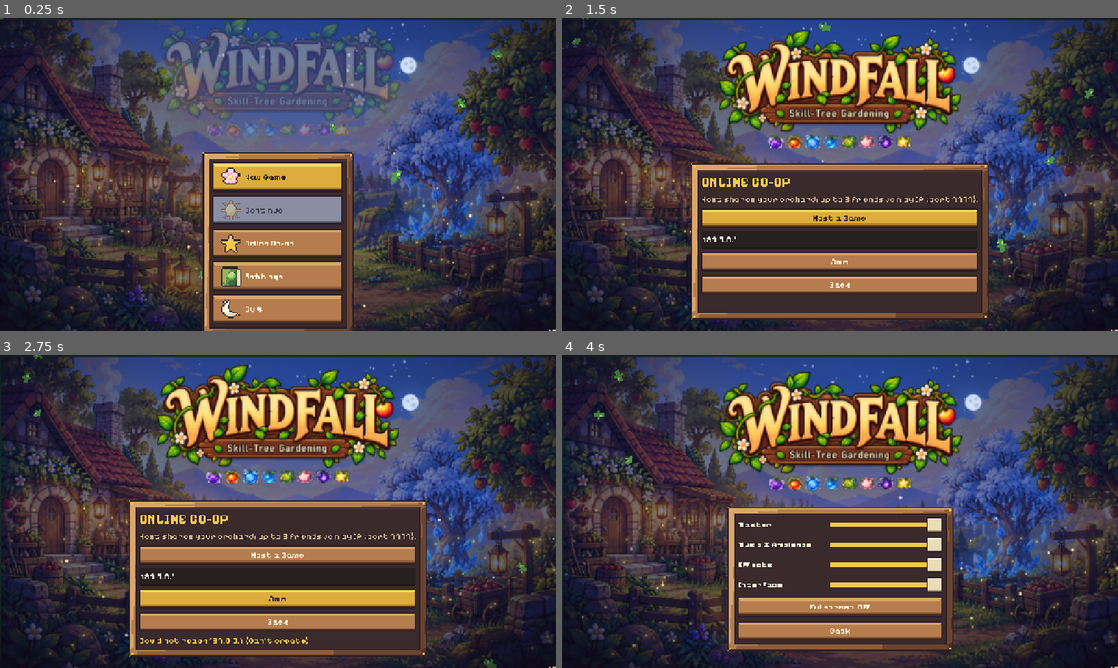
Above: before the commit, frames 1-4 (two rows, left to right).
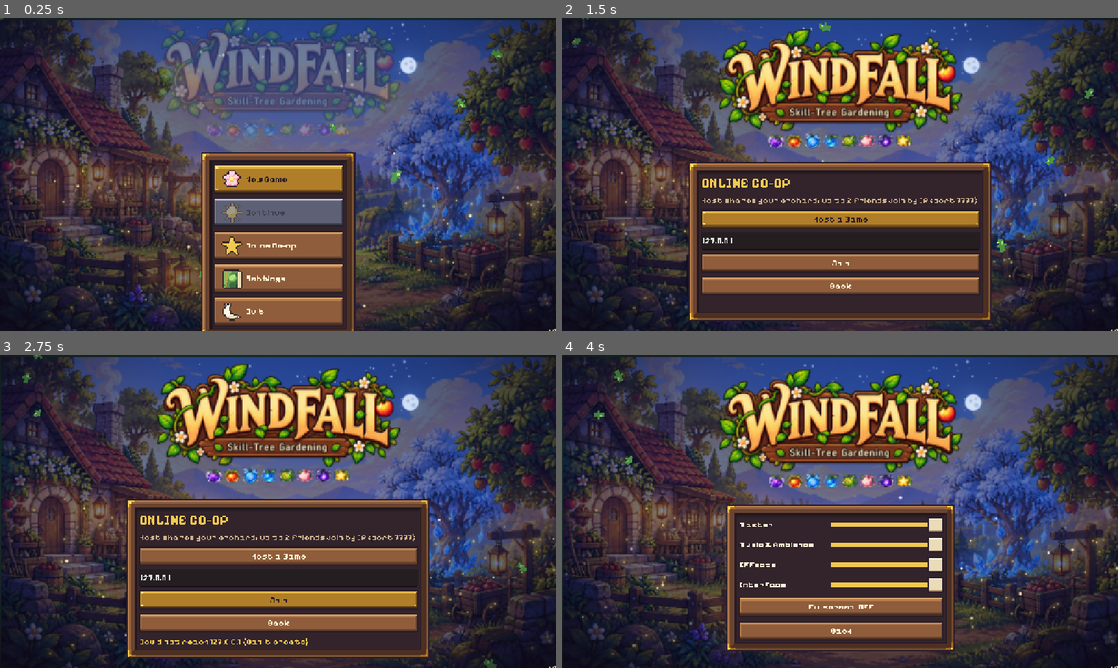
Above: after the commit, the same moments.

Repository: mikeylambo/Windfall
Game: Godot game, scene res://scenes/UI/TitleScreen.tscn
The game is run twice, just before and just after one commit, with the same random seed, the same clock (stepped at 60 frames per second) and the same inputs.
Inputs:
- Up to frame 1 (0.25 s): no input
- Up to frame 2 (1.5 s): click "Online Co-op" at 0.5 s; click "Host a Game" at 1.25 s
- Up to frame 3 (2.75 s): click "Join" at 2 s
- Up to frame 4 (4 s): click "Back" at 2.75 s; click "Settings" at 3.5 s

The runs differ from the first frame. In frame 1, 12% of the frame differs, in the area x 36-100%, y 42-100%; in frame 2, 17%; in frame 3, 18%, in the area x 22-100%, y 2-100%; in frame 4, 14%.

Commit message:
Jersey digits in the UI font; repaint frames, slots and buttons
- Merge Jersey 10's digits into Pixelify Sans (tools/fonts/merge_digits.js)
  so numbers read cleanly; the UI uses the -JD fonts
- Window frames: 32x32 bevelled oak band with brass corner brackets and a
  plum inset; vine variant adds corner leaves and a blossom, all kept inside
  the 9-slice corners
- Slots get a bevelled rim and inset well, buttons a bevelled plank with
  brass studs on hover, parchment a darker burned edge

Co-Authored-By: Claude Opus 5.5 <noreply@anthropic.com>
Claude-Session: https://claude.ai/code/session_01PcxzzkVXCeKjFQyhSnyp1X

Diff:
--- a/windfall/assets/ui/windfall_theme.tres
+++ b/windfall/assets/ui/windfall_theme.tres
@@ -6,12 +6,12 @@
 [ext_resource type="Texture2D" path="res://assets/art/ui/button_0.png" id="4_xu1tj"]
 [ext_resource type="Texture2D" path="res://assets/art/ui/panel_dark.png" id="5_b7ri7"]
 [ext_resource type="Texture2D" path="res://assets/art/ui/keycap.png" id="6_62xw2"]
-[ext_resource type="FontFile" path="res://assets/fonts/PixelifySans-Bold.woff2" id="7_p117j"]
+[ext_resource type="FontFile" path="res://assets/fonts/PixelifySans-Bold-JD.ttf" id="7_p117j"]
 [ext_resource type="Texture2D" path="res://assets/art/ui/panel_wood.png" id="8_lo367"]
 [ext_resource type="Texture2D" path="res://assets/art/ui/panel_paper.png" id="9_jks8a"]
 [ext_resource type="Texture2D" path="res://assets/art/ui/slot_0.png" id="11_yment"]
 [ext_resource type="Texture2D" path="res://assets/art/ui/slot_1.png" id="12_ksn0g"]
-[ext_resource type="FontFile" path="res://assets/fonts/PixelifySans-SemiBold.woff2" id="13_po1p6"]
+[ext_resource type="FontFile" path="res://assets/fonts/PixelifySans-SemiBold-JD.ttf" id="13_po1p6"]
 [ext_resource type="Texture2D" path="res://assets/art/ui/panel_vine.png" id="13_wyvvl"]
 
 [sub_resource type="StyleBoxTexture" id="StyleBoxTexture_rdkim"]
@@ -115,15 +115,15 @@
 border_color = Color(0.16470589, 0.11372549, 0.15294118, 1)
 
 [sub_resource type="StyleBoxTexture" id="StyleBoxTexture_ksn0g"]
-content_margin_left = 24.0
-content_margin_top = 24.0
-content_margin_right = 24.0
-content_margin_bottom = 24.0
+content_margin_left = 27.0
+content_margin_top = 27.0
+content_margin_right = 27.0
+content_margin_bottom = 27.0
 texture = ExtResource("8_lo367")
-texture_margin_left = 21.0
-texture_margin_top = 21.0
-texture_margin_right = 21.0
-texture_margin_bottom = 21.0
+texture_margin_left = 30.0
+texture_margin_top = 30.0
+texture_margin_right = 30.0
+texture_margin_bottom = 30.0
 
 [sub_resource type="StyleBoxTexture" id="StyleBoxTexture_wyvvl"]
 content_margin_left = 10.0
@@ -255,15 +255,15 @@
 bg_color = Color(0.11764706, 0.078431375, 0.09411765, 1)
 
 [sub_resource type="StyleBoxTexture" id="StyleBoxTexture_nvk3f"]
-content_margin_left = 24.0
-content_margin_top = 24.0
-content_margin_right = 24.0
-content_margin_bottom = 24.0
+content_margin_left = 27.0
+content_margin_top = 27.0
+content_margin_right = 27.0
+content_margin_bottom = 27.0
 texture = ExtResource("13_wyvvl")
-texture_margin_left = 21.0
-texture_margin_top = 21.0
-texture_margin_right = 21.0
-texture_margin_bottom = 21.0
+texture_margin_left = 30.0
+texture_margin_top = 30.0
+texture_margin_right = 30.0
+texture_margin_bottom = 30.0
 
 [resource]
 default_font = ExtResource("13_po1p6")
--- a/windfall/scripts/Windfall/Art/UIPainter.gd
+++ b/windfall/scripts/Windfall/Art/UIPainter.gd
@@ -4,48 +4,135 @@
 ## 9-slice panels and widget skins. Baked at 3x (UI texel = 3 screen px).
 
 
-## Wooden frame panel 24x24 (9-slice margins 7 texels).
+## Wooden frame panel 32x32 (9-slice margins 10 texels): a bevelled dark-oak
+## band with brass corner brackets around a plum interior. Edges are uniform
+## along their length so 9-slice stretching never smears them; all ornament
+## lives in the corners.
+const FRAME := 7
+
+
 static func panel_wood() -> PixelCanvas:
-	var c := PixelCanvas.new(24, 24, 1)
-	c.shade_box(0, 0, 24, 24, WPal.WOOD.slice(1, 6))
-	for y in [0, 23]:
-		c.hline(1, 22, y, WPal.OUTLINE)
-	for x in [0, 23]:
-		c.vline(x, 1, 22, WPal.OUTLINE)
-	c.hline(2, 21, 1, WPal.WOOD[5])
-	c.hline(2, 21, 22, WPal.WOOD[1])
-	# inner parchment
-	c.rect(5, 5, 14, 14, Color("2a1e22"))
-	c.rect(6, 6, 12, 12, Color("3a2a2c"))
-	c.hline(6, 17, 6, Color("4a3638"))
-	# nails
-	for p in [Vector2i(2, 2), Vector2i(21, 2), Vector2i(2, 21), Vector2i(21, 21)]:
-		c.px(p.x, p.y, WPal.GOLD[3])
-	return c
-
-
-## Vine-wrapped panel for the Codex / dialogue.
+	var c := PixelCanvas.new(32, 32, 1)
+	var n := 32
+	var band: Array = [WPal.WOOD[1], WPal.WOOD[4], WPal.WOOD[3], WPal.WOOD[3], WPal.WOOD[2], WPal.WOOD[2], WPal.WOOD[1]]
+	# the band: each ring is one tone, lit from the top-left (light top/left, shade bottom/right)
+	for i in FRAME:
+		var lit: Color = band[i]
+		var shade: Color = band[i].darkened(0.28) if i > 0 else band[i]
+		c.hline(i, n - 1 - i, i, lit)
+		c.vline(i, i, n - 1 - i, lit)
+		c.hline(i, n - 1 - i, n - 1 - i, shade)
+		c.vline(n - 1 - i, i, n - 1 - i, shade)
+	# plank seam halfway through the band
+	for i in range(3, n - 3):
+		c.px(i, 3, WPal.WOOD[2].darkened(0.1))
+		c.px(3, i, WPal.WOOD[2].darkened(0.1))
+		c.px(i, n - 4, WPal.WOOD[1])
+		c.px(n - 4, i, WPal.WOOD[1])
+	_ring(c, 0, n, WPal.OUTLINE)
+	_ring(c, FRAME - 1, n - 2 * (FRAME - 1), WPal.OUTLINE)
+	# plum interior with an inset shadow along the top and left
+	c.rect(FRAME, FRAME, n - 2 * FRAME, n - 2 * FRAME, Color("33242c"))
+	c.hline(FRAME, n - 1 - FRAME, FRAME, Color("1f161c"))
+	c.vline(FRAME, FRAME, n - 1 - FRAME, Color("1f161c"))
+	c.hline(FRAME + 1, n - 2 - FRAME, FRAME + 1, Color("2a1e25"))
+	# brass corner brackets with a rivet
+	for corner in 4:
+		_bracket(c, corner, n)
+	return c
+
+
+static func _ring(c: PixelCanvas, at: int, size: int, col: Color) -> void:
+	c.hline(at, at + size - 1, at, col)
+	c.hline(at, at + size - 1, at + size - 1, col)
+	c.vline(at, at, at + size - 1, col)
+	c.vline(at + size - 1, at, at + size - 1, col)
+
+
+## An L-shaped brass cap over one corner. corner: 0 TL, 1 TR, 2 BL, 3 BR.
+static func _bracket(c: PixelCanvas, corner: int, n: int) -> void:
+	var fx := corner % 2 == 1
+	var fy := corner >= 2
+	var g: Array = WPal.GOLD
+	# drawn for the top-left corner, then mirrored
+	var cells := {}
+	for i in 7:
+		for j in 3:
+			cells[Vector2i(i, j)] = true
+			cells[Vector2i(j, i)] = true
+	for p in cells:
+		var x: int = n - 1 - p.x if fx else p.x
+		var y: int = n - 1 - p.y if fy else p.y
+		var edge: bool = p.x == 6 or p.y == 6 or (p.x == 2 and p.y > 2) or (p.y == 2 and p.x > 2)
+		var col: Color = WPal.OUTLINE if (p.x == 0 or p.y == 0) else (g[1] if edge else g[2])
+		c.px(x, y, col)
+	# highlight on the lit edges, rivet in the elbow
+	for i in range(1, 6):
+		c.px(n - 1 - i if fx else i, n - 2 if fy else 1, g[3] if not fy else g[1])
+		c.px(n - 2 if fx else 1, n - 1 - i if fy else i, g[3] if not fx else g[1])
+	var rx := n - 3 if fx else 2
+	var ry := n - 3 if fy else 2
+	c.px(rx, ry, g[4])
+	c.px(rx + (-1 if fx else 1), ry + (-1 if fy else 1), g[0])
+
+
+## Vine-wrapped panel for the Codex / dialogue: the wood frame with leaf
+## clusters and a white blossom on the top-left and bottom-right corners.
 static func panel_vine() -> PixelCanvas:
 	var c := panel_wood()
-	var leaf: Array = WPal.LEAF
-	for i in 24:
-		if i % 5 == 0:
-			c.px(i, 0, leaf[3])
-			c.px(i, 1, leaf[4])
-			c.px(0, i, leaf[3])
-			c.px(23, (i + 2) % 24, leaf[3])
-	c.px(3, 1, leaf[4])
-	c.px(4, 0, leaf[3])
-	return c
+	_leaves(c, false)
+	_leaves(c, true)
+	return c
+
+
+static func _leaves(c: PixelCanvas, mirror: bool) -> void:
+	var n := 32
+	var lf: Array = WPal.LEAF
+	# leaf: [x, y, dir] in top-left space; dir 0 points right, 1 points down
+	# every pixel must stay within x, y < 10
+	var leaves := [[6, 0, 0], [6, 3, 0], [0, 6, 1], [3, 6, 1], [5, 5, 0]]
+	for l in leaves:
+		var pts: Array = [Vector2i(0, 0), Vector2i(1, 0), Vector2i(2, 0), Vector2i(1, -1), Vector2i(1, 1), Vector2i(3, 0)]
+		for k in pts.size():
+			var o: Vector2i = pts[k] if l[2] == 0 else Vector2i(pts[k].y, pts[k].x)
+			var x: int = l[0] + o.x
+			var y: int = l[1] + o.y
+			if mirror:
+				x = n - 1 - x
+				y = n - 1 - y
+			var col: Color = lf[4] if k == 3 else (lf[2] if k == 4 else lf[3])
+			if k == 5:
+				col = lf[1]
+			c.px(x, y, col)
+	# the vine stem tying them together (kept inside the 10-texel corner,
+	# anything past it would be stretched along the edge by the 9-slice)
+	for i in range(4, 9):
+		var a := Vector2i(i, 2 + int(i % 3 == 0))
+		var b := Vector2i(2 + int(i % 3 == 0), i)
+		for p in [a, b]:
+			c.px(n - 1 - p.x if mirror else p.x, n - 1 - p.y if mirror else p.y, lf[1])
+	# a five-petal blossom in the corner
+	var cx := n - 5 if mirror else 4
+	var cy := n - 5 if mirror else 4
+	for o in [Vector2i(0, -1), Vector2i(-1, 0), Vector2i(1, 0), Vector2i(0, 1)]:
+		c.px(cx + o.x, cy + o.y, WPal.WHITE)
+	for o in [Vector2i(-1, -1), Vector2i(1, -1), Vector2i(-1, 1), Vector2i(1, 1)]:
+		c.px(cx + o.x, cy + o.y, WPal.CREAM[1])
+	c.px(cx, cy, WPal.GOLD[3])
 
 
 ## Parchment inset for lists and tooltips (12x12, margins 4).
 static func panel_paper() -> PixelCanvas:
 	var c := PixelCanvas.new(12, 12)
-	c.rect(1, 1, 10, 10, WPal.CREAM[2])
-	c.hline(1, 10, 1, WPal.CREAM[3])
-	c.hline(1, 10, 10, WPal.CREAM[1])
-	c.outline(WPal.WOOD[1], 1.0)
+	c.rect(0, 0, 12, 12, WPal.WOOD[1])
+	c.rect(1, 1, 10, 10, WPal.CREAM[1])
+	c.rect(2, 2, 8, 8, WPal.CREAM[2])
+	c.hline(2, 9, 2, WPal.CREAM[3])
+	c.vline(2, 2, 9, WPal.CREAM[3])
+	for p in [Vector2i(0, 0), Vector2i(11, 0), Vector2i(0, 11), Vector2i(11, 11)]:
+		c.erase(p.x, p.y)
+	for p in [Vector2i(1, 1), Vector2i(10, 1), Vector2i(1, 10), Vector2i(10, 10)]:
+		c.px(p.x, p.y, WPal.WOOD[1])
 	return c
 
 
@@ -58,37 +145,56 @@
 	return c
 
 
-## Item slot frames (20x20, margins 5).
+## Item slot frames (20x20, margins 5): a bevelled rim around an inset well.
+## 0 normal, 1 selected (gold, with corner brackets), 2 element-lit, 3 locked.
 static func slot(state: int) -> PixelCanvas:
 	var c := PixelCanvas.new(20, 20)
-	var rim: Color = [WPal.WOOD[2], WPal.GOLD[3], WPal.ELEMENT[5][2], WPal.STONE[1]][state]
+	var ramp: Array = [WPal.WOOD, WPal.GOLD, WPal.ELEMENT[5], WPal.STONE][state]
+	var lit: Color = ramp[4] if state == 0 else ramp[3]
+	var mid: Color = ramp[2]
+	var dark: Color = ramp[1]
 	c.rect(0, 0, 20, 20, WPal.OUTLINE)
-	c.rect(1, 1, 18, 18, rim)
-	c.rect(2, 2, 16, 16, Color("2a1e24"))
-	c.rect(3, 3, 14, 14, Color("362830"))
-	c.hline(3, 16, 3, Color("44323a"))
+	c.rect(1, 1, 18, 18, mid)
+	c.hline(1, 18, 1, lit)
+	c.vline(1, 1, 18, lit)
+	c.hline(1, 18, 18, dark)
+	c.vline(18, 1, 18, dark)
+	c.rect(2, 2, 16, 16, mid)
+	_ring(c, 3, 14, WPal.OUTLINE)
+	# the well: darkest under the top-left lip, catching light at the bottom-right
+	c.rect(4, 4, 12, 12, Color("2e2229"))
+	c.hline(4, 15, 4, Color("1a1217"))
+	c.vline(4, 4, 15, Color("1a1217"))
+	c.hline(5, 15, 15, Color("3d2e36"))
+	c.vline(15, 5, 15, Color("3d2e36"))
 	if state == 1:
-		for p in [Vector2i(1, 1), Vector2i(18, 1), Vector2i(1, 18), Vector2i(18, 18)]:
+		for p in [Vector2i(0, 0), Vector2i(19, 0), Vector2i(0, 19), Vector2i(19, 19)]:
 			c.px(p.x, p.y, WPal.GOLD[4])
+		for i in 3:
+			c.px(1 + i, 1, WPal.GOLD[4])
+			c.px(1, 1 + i, WPal.GOLD[4])
 	return c
 
 
 ## Buttons 16x12 (margins 4): 0 normal, 1 hover/focus, 2 pressed, 3 disabled.
+## A bevelled plank: lit top and left rims, a 2-texel lip below, brass studs on hover.
 static func button(state: int) -> PixelCanvas:
 	var c := PixelCanvas.new(16, 12)
-	var ramp: Array = [WPal.WOOD.slice(2, 6), WPal.CLOTH_OCHRE.slice(1, 5), WPal.WOOD.slice(1, 4), WPal.STONE.slice(1, 4)][state]
+	var ramp: Array = [WPal.WOOD.slice(1, 6), WPal.CLOTH_OCHRE, WPal.WOOD.slice(0, 5), WPal.STONE][state]
 	var top := 1 if state == 2 else 0
 	c.rect(0, top, 16, 12 - top, WPal.OUTLINE)
 	# flat body so 9-slice stretching stays clean; bevel lives in the margins
-	c.rect(1, top + 1, 14, 9 - top, ramp[2])
-	c.hline(1, 14, top + 1, ramp[ramp.size() - 1])
-	c.hline(2, 13, top + 2, ramp[3] if ramp.size() > 3 else ramp[2])
+	c.rect(1, top + 1, 14, 10 - top, ramp[2])
+	c.hline(1, 14, top + 1, ramp[4])
+	c.hline(2, 13, top + 2, ramp[3])
+	c.vline(1, top + 2, 9, ramp[3])
+	c.vline(14, top + 2, 9, ramp[1])
 	if state != 2:
-		c.hline(1, 14, 10, ramp[0].darkened(0.3))
+		c.hline(1, 14, 10, ramp[0])
 		c.hline(1, 14, 9, ramp[1])
 	if state == 1:
-		c.px(1, 1, WPal.GOLD[4])
-		c.px(14, 1, WPal.GOLD[4])
+		for p in [Vector2i(2, 2), Vector2i(13, 2), Vector2i(2, 8), Vector2i(13, 8)]:
+			c.px(p.x, p.y, WPal.GOLD[4])
 	return c
 
 
--- a/windfall/scripts/Windfall/UI/UIKit.gd
+++ b/windfall/scripts/Windfall/UI/UIKit.gd
@@ -3,8 +3,8 @@
 
 ## Tiny builder helpers so every WINDFALL menu is assembled the same way.
 
-const BOLD := preload("res://assets/fonts/PixelifySans-Bold.woff2")
-const TITLE := preload("res://assets/fonts/PixelifySans-Bold.woff2")
+const BOLD := preload("res://assets/fonts/PixelifySans-Bold-JD.ttf")
+const TITLE := preload("res://assets/fonts/PixelifySans-Bold-JD.ttf")
 
 const TOOL_NAMES := ["Pruning Shears", "Scythe", "Hoe-Staff", "Seed Sling", "Watering Can"]
 const TOOL_DESC := ["Fast twin snips. Prunes trees for better fruit.", "Wide sweeping arc.", "Heavy ground slam with shockwave.", "Ranged seed pellets.", "Waters plots; soaks enemies (Wet)."]
--- a/windfall/scripts/Windfall/UI/UITheme.gd
+++ b/windfall/scripts/Windfall/UI/UITheme.gd
@@ -6,12 +6,13 @@
 ## set as the project-wide custom theme so every Control uses it.
 
 ## Pixelify Sans SemiBold (body/HUD) and Bold (display), both OFL, imported
-## without antialiasing. Sizes are always snapped to the sizes that keep the
+## without antialiasing. Their digits are swapped for Jersey 10's (Pixelify's
+## "5" reads as an S) by tools/fonts/merge_digits.js, hence the -JD files. Sizes are always snapped to the sizes that keep the
 ## pixel strokes even; never pass a raw size to a font override.
 ## World-space text stays on Jersey 10, whose 10px grid survives the 2x camera.
-const FONT_PATH := "res://assets/fonts/PixelifySans-SemiBold.woff2"
-const FONT_BOLD_PATH := "res://assets/fonts/PixelifySans-Bold.woff2"
-const FONT_TITLE_PATH := "res://assets/fonts/PixelifySans-Bold.woff2"
+const FONT_PATH := "res://assets/fonts/PixelifySans-SemiBold-JD.ttf"
+const FONT_BOLD_PATH := "res://assets/fonts/PixelifySans-Bold-JD.ttf"
+const FONT_TITLE_PATH := "res://assets/fonts/PixelifySans-Bold-JD.ttf"
 const FONT_WORLD_PATH := "res://assets/fonts/Jersey10.woff2"
 
 
@@ -61,14 +62,14 @@
 	t.default_font_size = 20
 
 	# panels: 3x baked, 7-texel margins on the wood frame
-	var wood := box("ui/panel_wood", 21, 24)
+	var wood := box("ui/panel_wood", 30, 27)
 	t.set_stylebox("panel", "PanelContainer", wood)
 	t.set_stylebox("panel", "Panel", wood)
 	t.set_stylebox("panel", "PopupPanel", wood)
 	t.set_stylebox("panel", "TooltipPanel", box("ui/panel_dark", 12, 10))
 
 	t.set_type_variation("VinePanel", "PanelContainer")
-	t.set_stylebox("panel", "VinePanel", box("ui/panel_vine", 21, 24))
+	t.set_stylebox("panel", "VinePanel", box("ui/panel_vine", 30, 27))
 	t.set_type_variation("PaperPanel", "PanelContainer")
 	t.set_stylebox("panel", "PaperPanel", box("ui/panel_paper", 12, 10))
 	t.set_type_variation("DarkPanel", "PanelContainer")
Binary file changed: windfall/assets/art/ui/button_0.png
Binary file changed: windfall/assets/art/ui/button_1.png
Binary file changed: windfall/assets/art/ui/button_2.png
Binary file changed: windfall/assets/art/ui/button_3.png
Binary file changed: windfall/assets/art/ui/panel_paper.png
Binary file changed: windfall/assets/art/ui/panel_vine.png
Binary file changed: windfall/assets/art/ui/panel_wood.png
Binary file changed: windfall/assets/art/ui/slot_0.png
Binary file changed: windfall/assets/art/ui/slot_1.png
Binary file changed: windfall/assets/art/ui/slot_2.png
Binary file changed: windfall/assets/art/ui/slot_3.png
Binary file added: windfall/assets/fonts/PixelifySans-Bold-JD.ttf
(and 17 more such lines)
